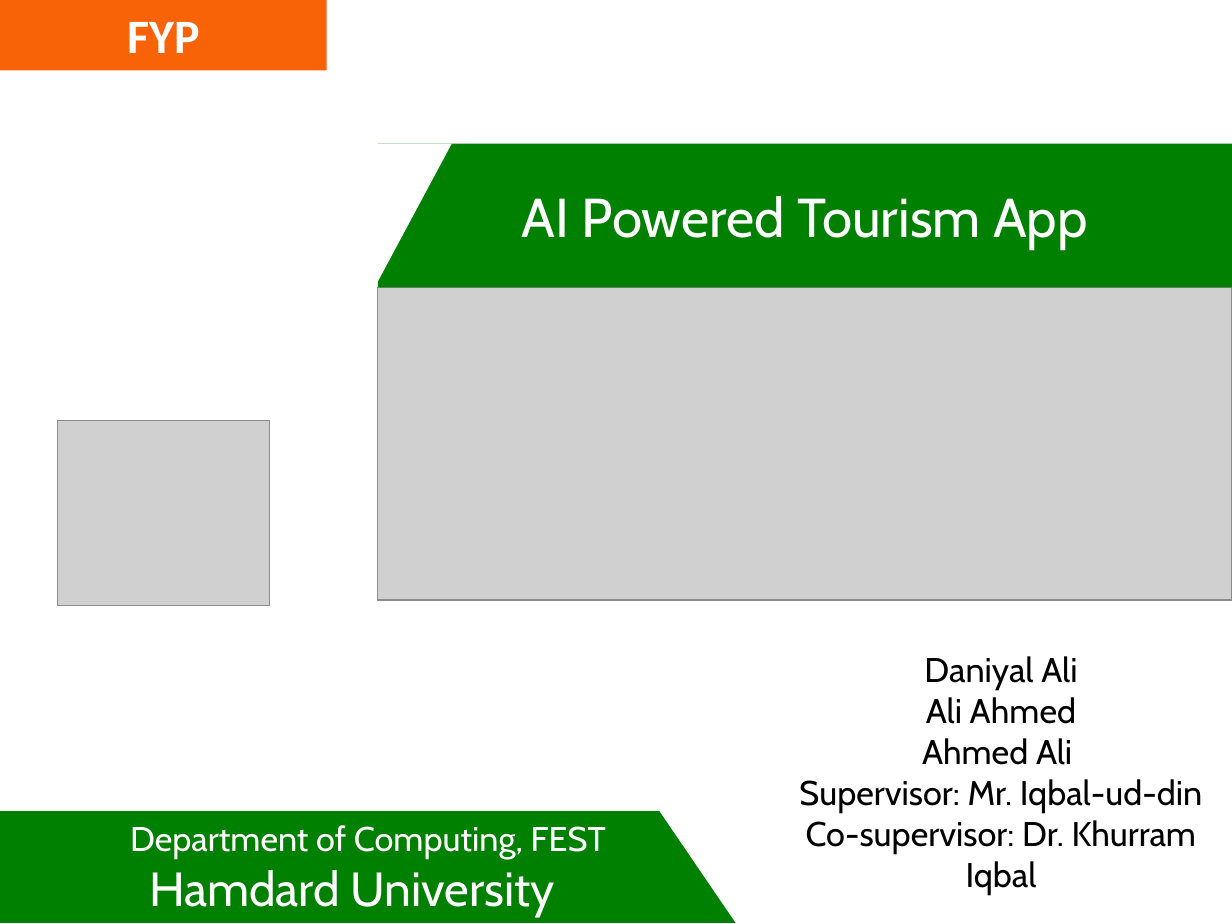
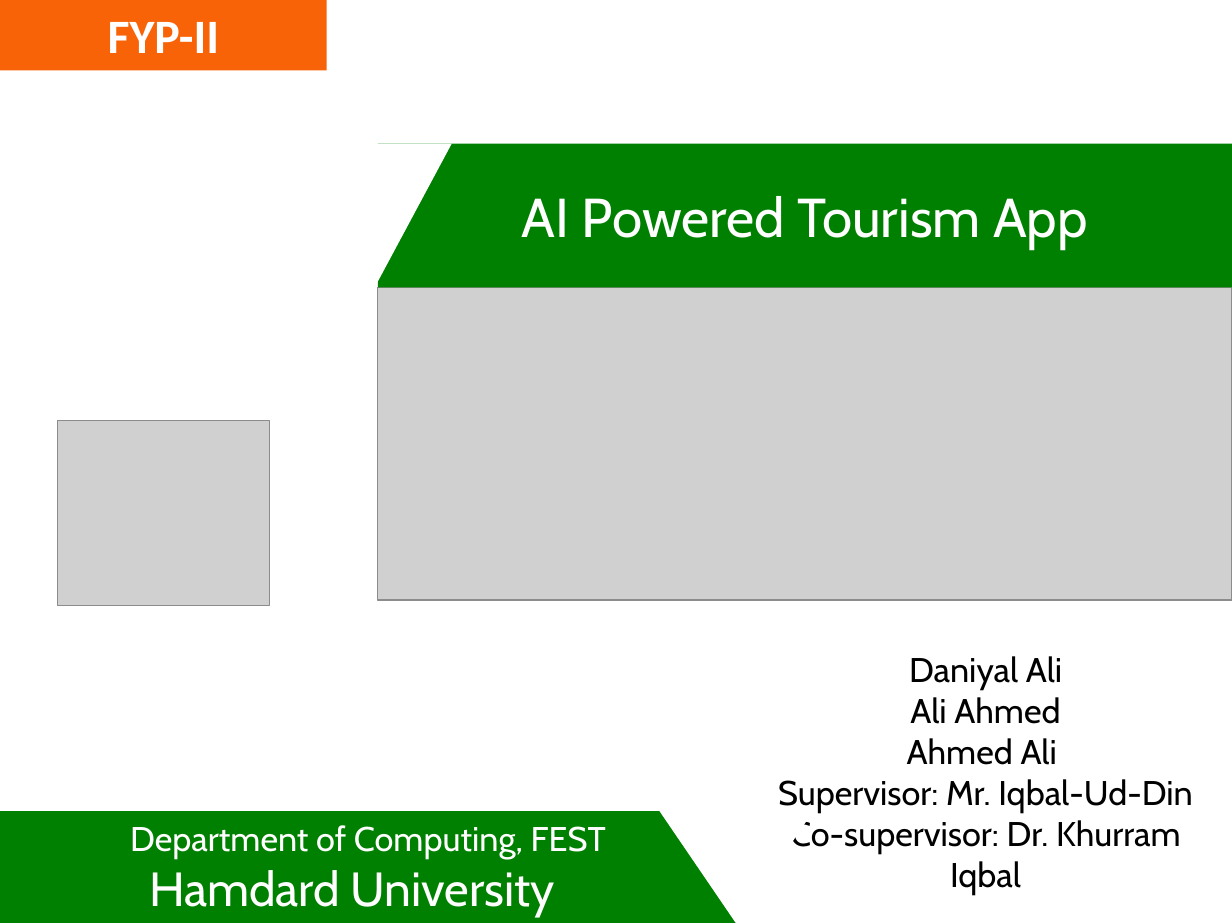
Before and after one commit to Daniyal702/TourismAppWithDocs, a slide deck: slide 1 of FYP Presentation.pptx. Drawn at 1232x924 pixels with LibreOffice and Linux fonts; fonts in the diff are those of the drawing; grey boxes stand for pictures. Boxes give left, top, right and bottom in pixels: in the first picture for what was removed or moved away, otherwise in the second. Text is boxed around its words. In the diff, an @@ line names an element or a change of style, - is before the commit and + after.

```diff
--- a/FYP Presentation.pptx
+++ b/FYP Presentation.pptx
@@ text in rectangle at (108,22,219,53): text changed @@
-FYP
+FYP-II
@@ text "Daniyal Ali": place and size @@
-text "Daniyal Ali" at (799,656,1202,896)
+text "Daniyal Ali" at (778,656,1192,896)
@@ text at (778,779,1192,813): text changed @@
-Supervisor: Mr. Iqbal-ud-din
+Supervisor: Mr. Iqbal-Ud-Din
```
Also in this commit, not shown: 13 other slides changed, 2 slides added, 2 slides removed.
